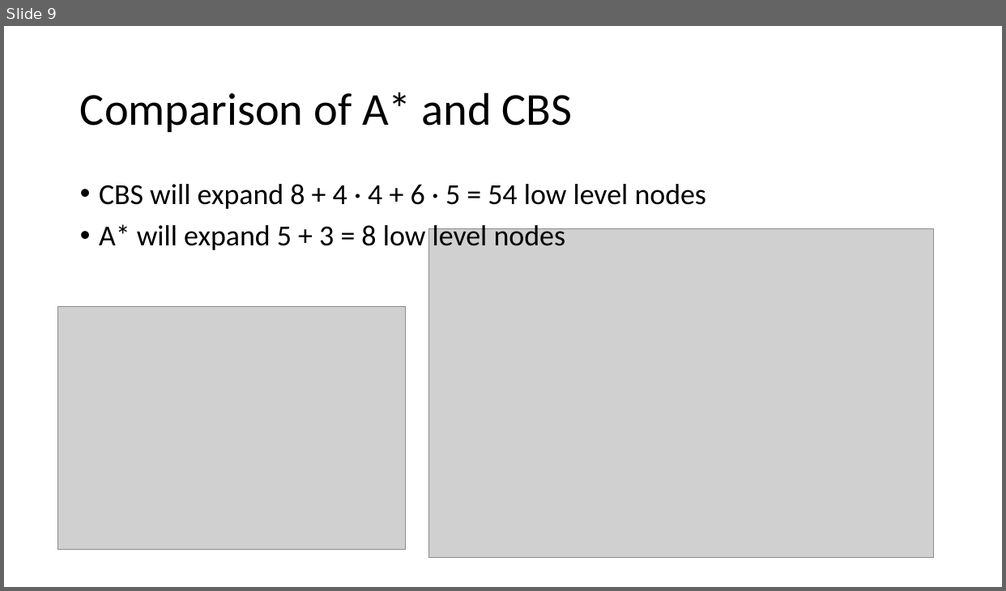
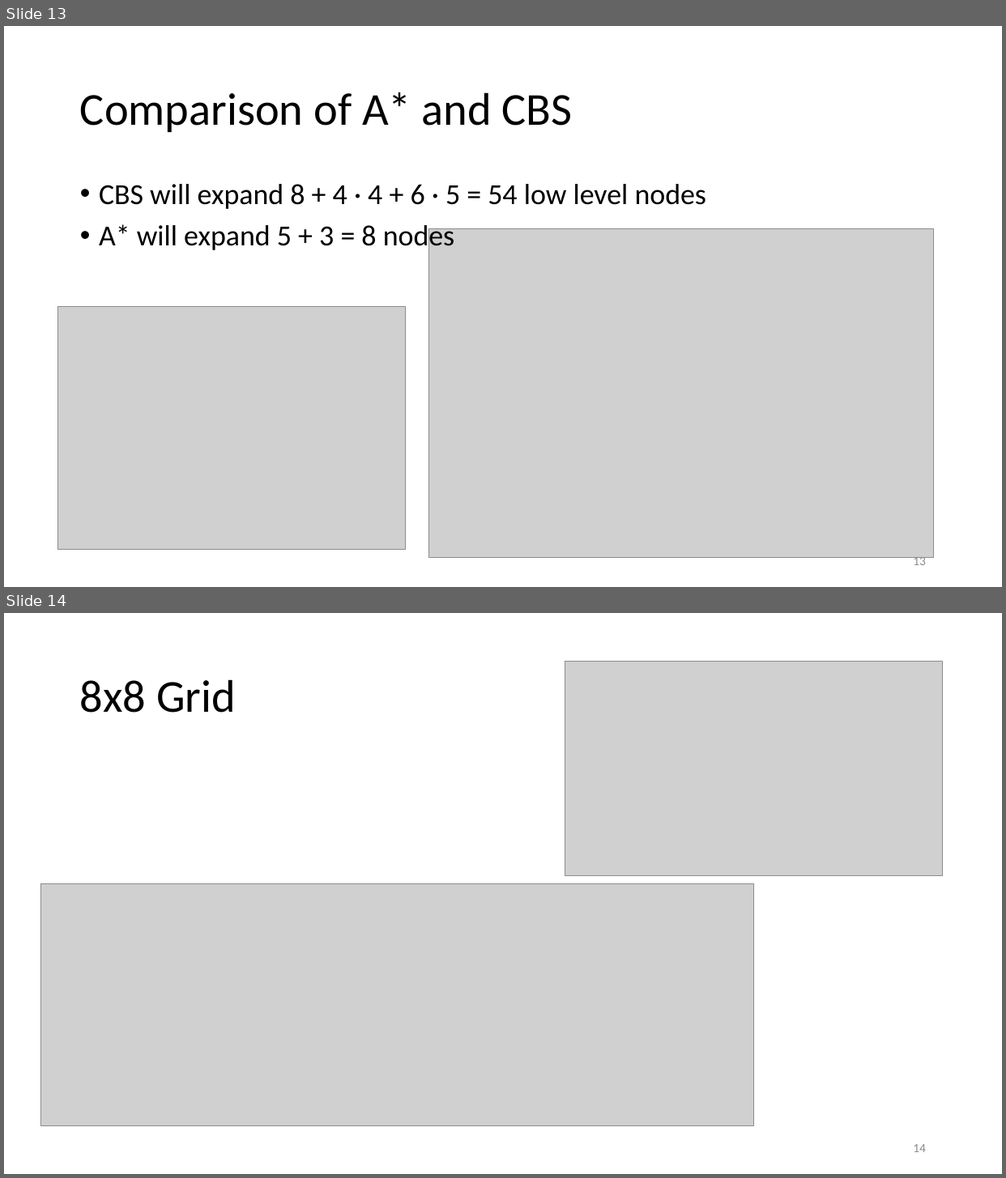
Before and after one commit to DemirDorukDilek/CBS, a slide deck: dahahilipls.pptx. Shown one above the other, each under a label of ours: slide 9 before the commit, slides 13 and 14 after it. The pictures are 1006x591 and 1006x1178 pixels, drawn with LibreOffice and Linux fonts; fonts in the diff are those of the drawing; grey boxes stand for pictures. Boxes give left, top, right and bottom in pixels: in the first picture for what was removed or moved away, otherwise in the second. Text is boxed around its words. In the diff, an @@ line names an element or a change of style, - is before the commit and + after.

```diff
--- a/dahahilipls.pptx
+++ b/dahahilipls.pptx
@@ slide 14 added at bbox=[4, 613, 1002, 1174], background #FFFFFF @@
@@ picture added at bbox=[565, 661, 942, 876] @@
@@ title added at bbox=[80, 679, 236, 713], 44 pt, text #000000 @@
+8x8 Grid
@@ picture added at bbox=[40, 884, 753, 1127] @@
@@ page number added at bbox=[913, 1144, 926, 1152], 12 pt, text #8C8C8C @@
+14
@@ what was slide 9 is now slide 13 @@
@@ slide 13 changed as well @@
@@ text at bbox=[99, 224, 454, 254]: text changed @@
-• A* will expand 5 + 3 = 8 low level nodes
+• A* will expand 5 + 3 = 8 nodes
@@ page number added at bbox=[913, 555, 926, 565], 12 pt, text #8C8C8C @@
+13
```
Also in this commit, not shown: 9 other slides changed, 7 other slides added, 3 slides removed, 1 other file.
